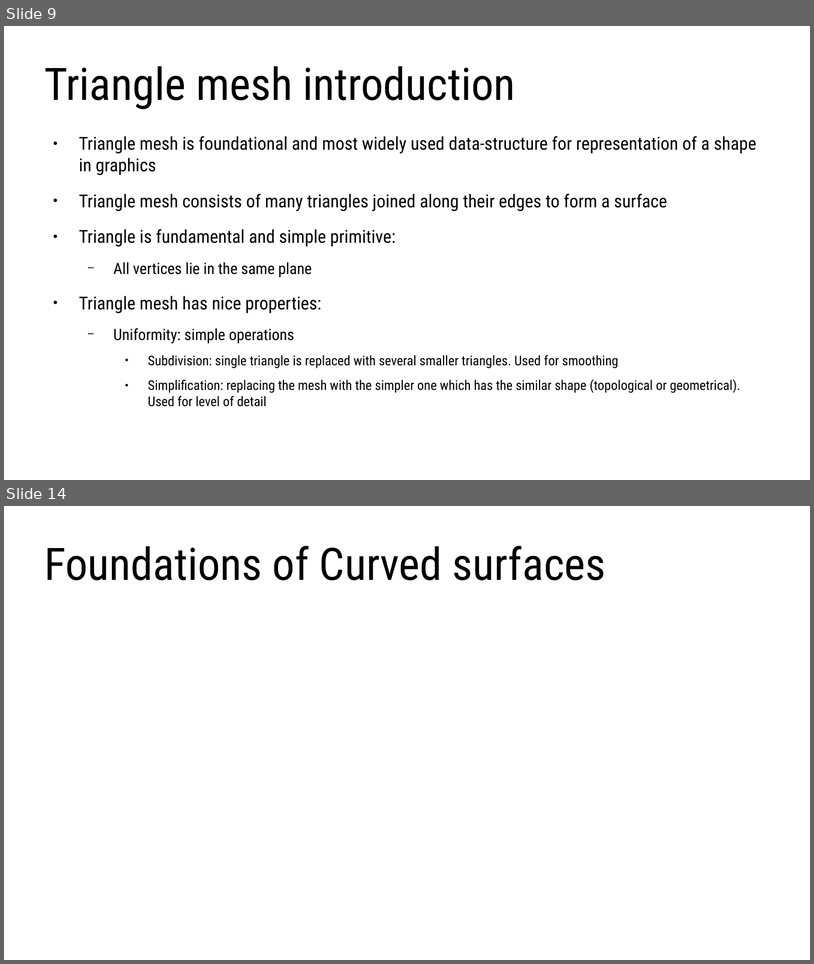
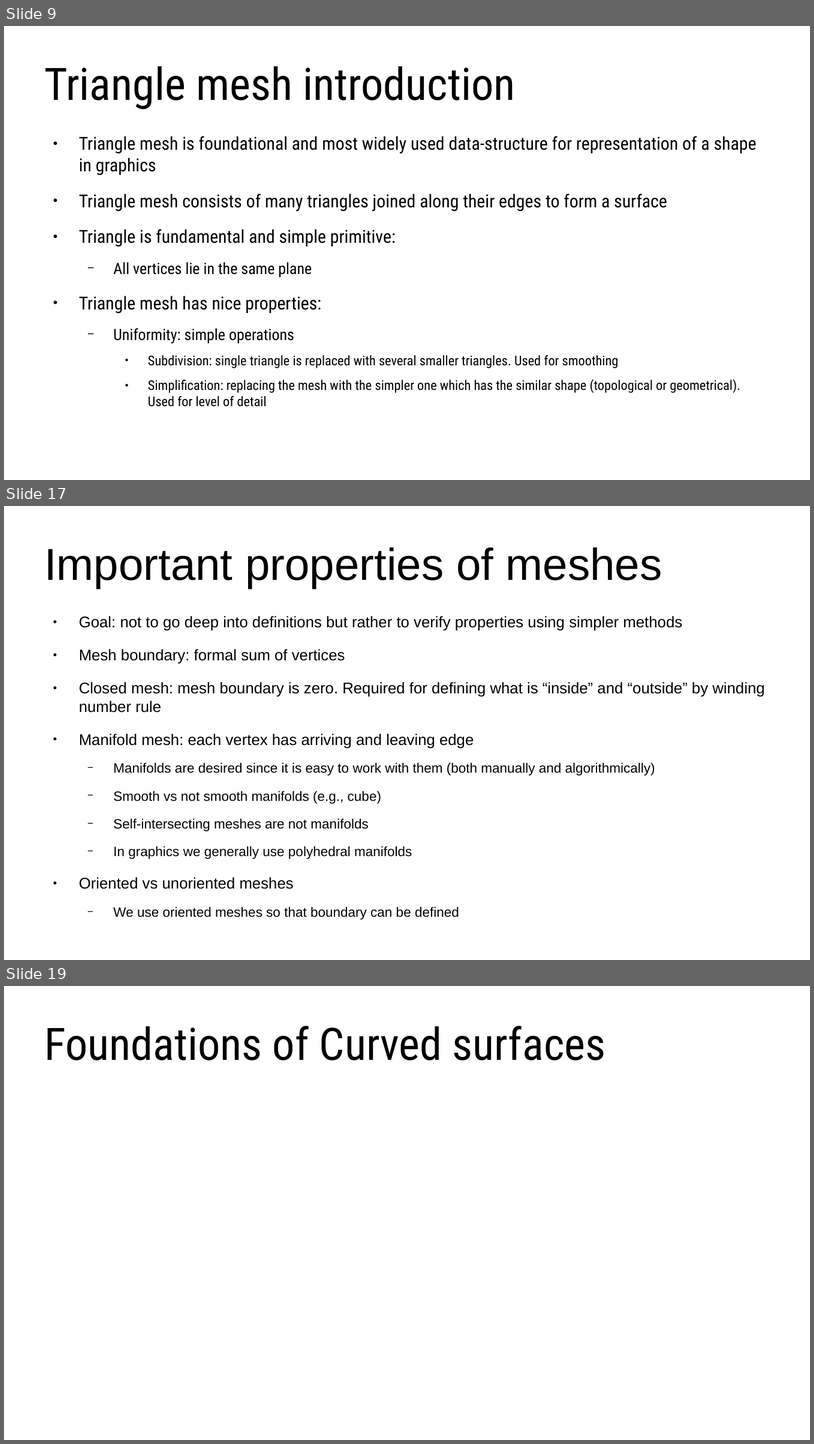
Before and after one commit to lorentzo/IntroductionToComputerGraphics, a slide deck: lectures/foundations_3d_scene/foundations_3d_scene.odp. Shown one above the other, each under a label of ours: slides 9 and 14 before the commit, slides 9, 17 and 19 after it; the slides between them are not shown. The pictures are 814x964 and 814x1444 pixels, drawn with LibreOffice and Linux fonts; fonts in the diff are those of the drawing. Boxes give left, top, right and bottom in pixels: in the first picture for what was removed or moved away, otherwise in the second. Text is boxed around its words. In the diff, an @@ line names an element or a change of style, - is before the commit and + after.

```diff
--- a/lectures/foundations_3d_scene/foundations_3d_scene.odp
+++ b/lectures/foundations_3d_scene/foundations_3d_scene.odp
@@ slide 17 added at <box>4,506,810,960</box>, background #FFFFFF @@
@@ title added at <box>44,547,663,588</box>, 44 pt, text #000000 @@
+Important properties of meshes
@@ text added at <box>79,616,765,919</box>, 15.2 pt, text #000000 @@
+● Goal: not to go deep into definitions but rather to verify properties using simpler methods
+● Mesh boundary: formal sum of vertices
+● Closed mesh: mesh boundary is zero. Required for defining what is “inside” and “outside” by winding number rule
+● Manifold mesh: each vertex has arriving and leaving edge
+  − Manifolds are desired since it is easy to work with them (both manually and algorithmically)
+  − Smooth vs not smooth manifolds (e.g., cube)
+  − Self-intersecting meshes are not manifolds
+  − In graphics we generally use polyhedral manifolds
+● Oriented vs unoriented meshes
+  − We use oriented meshes so that boundary can be defined
@@ what was slide 14 is now slide 19 @@
```
Also in this commit, not shown: 5 slides changed, 5 other slides added, 1 other file.
